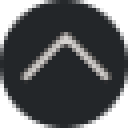
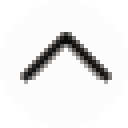
Before/after of a 128px x 128px layered artwork. What changed in the layer stack:
hid "Pasted Layer copy" over [20, 32, 112, 84]
added layer "DARK hover" above "DARK" over [20, 32, 112, 84]
added layer "Layer copy #2" above "Layer copy" over [0, 0, 128, 128]
hid "Layer copy" over [0, 0, 128, 128]
